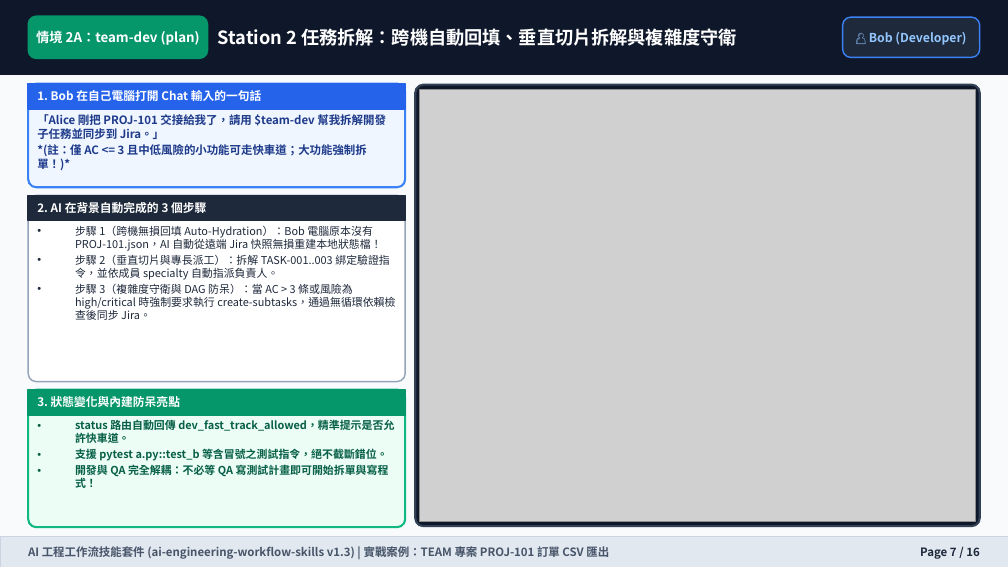
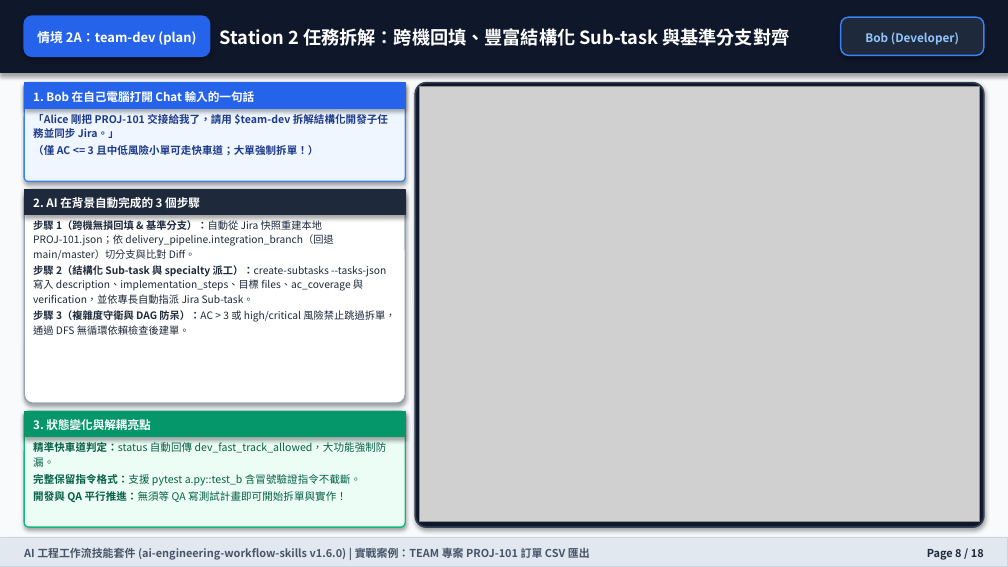
Before and after one commit to wilsonliu123/ai-engineering-workflow-skills, a slide deck: slide 8 of docs/training-manual.pptx (slide 7 before the commit). Drawn at 1008x567 pixels with LibreOffice and Linux fonts; fonts in the diff are those of the drawing; grey boxes stand for pictures. Boxes give left, top, right and bottom in pixels: in the first picture for what was removed or moved away, otherwise in the second. Text is boxed around its words. In the diff, an @@ line names an element or a change of style, - is before the commit and + after.

```diff
--- a/docs/training-manual.pptx
+++ b/docs/training-manual.pptx
@@ rounded rectangle: place and size @@
-rounded rectangle at [28,16,208,58]
+rounded rectangle at [24,16,210,56]
@@ rounded rectangle at [24,16,210,56]: fill #059669 to #2563EB; outline #059669 1 pt to #2563EB 1 pt; shadow on @@
@@ text "情境 2A：team-dev (plan)" at [37,31,196,45]: size 9.5 to 9.2 pt; line spacing 1 to 1.18 @@
@@ text at [220,28,789,46]: text changed @@
-Station 2 任務拆解：跨機自動回填、垂直切片拆解與複雜度守衛
+Station 2 任務拆解：跨機回填、豐富結構化 Sub-task 與基準分支對齊
@@ rounded rectangle: place and size @@
-rounded rectangle at [843,17,980,57]
+rounded rectangle at [841,17,984,55]
@@ text at [865,32,959,45]: text changed; size 8.8 to 8.4 pt @@
-👤 Bob (Developer)
+Bob (Developer)
@@ rectangle: place and size @@
-rectangle at [28,84,405,109]
+rectangle at [24,83,405,108]
@@ rounded rectangle: place and size @@
-rounded rectangle at [28,84,405,187]
+rounded rectangle at [24,83,405,181]
@@ rounded rectangle at [24,83,405,181]: outline #3B82F6 1.5 pt to #3B82F6 1 pt; shadow on; proportions changed @@
@@ text "1. Bob 在自己電腦打開 Chat 輸入的一句話" at [33,91,255,102]: size 8.4 to 8.3 pt; line spacing 1 to 1.18 @@
@@ rounded rectangle: place and size @@
-rounded rectangle at [415,85,980,526]
+rounded rectangle at [415,83,984,527]
@@ rounded rectangle at [415,83,984,527]: outline #334155 1.5 pt to #334155 1.2 pt; shadow on; proportions changed @@
@@ picture: place and size @@
-picture at [419,90,976,521]
+picture at [419,87,980,521]
@@ text at [33,113,388,155]: text changed; size 8.2 to 7.5 pt @@
-「Alice 剛把 PROJ-101 交接給我了，請用 $team-dev 幫我拆解開發子任務並同步到 Jira。」
-*(註：僅 AC <= 3 且中低風險的小功能可走快車道；大功能強制拆單！)*
+「Alice 剛把 PROJ-101 交接給我了，請用 $team-dev 拆解結構化開發子任務並同步 Jira。」
+（僅 AC <= 3 且中低風險小單可走快車道；大單強制拆單！）
@@ rectangle: place and size @@
-rectangle at [28,196,405,221]
+rectangle at [24,190,405,215]
@@ rounded rectangle: place and size @@
-rounded rectangle at [28,196,405,382]
+rounded rectangle at [24,190,405,403]
@@ rounded rectangle at [24,190,405,403]: shadow on; proportions changed @@
@@ text "2. AI 在背景自動完成的 3 個步驟" at [33,197,200,208]: size 8.4 to 8.3 pt; line spacing 1 to 1.18 @@
@@ text at [33,220,395,337]: text changed; size 7.8 to 7.3 pt @@
-• 步驟 1（跨機無損回填 Auto-Hydration）：Bob 電腦原本沒有 PROJ-101.json，AI 自動從遠端 Jira 快照無損重建本地狀態檔！
-• 步驟 2（垂直切片與專長派工）：拆解 TASK-001..003 綁定驗證指令，並依成員 specialty 自動指派負責人。
-• 步驟 3（複雜度守衛與 DAG 防呆）：當 AC > 3 條或風險為 high/critical 時強制要求執行 create-subtasks，通過無循環依賴檢查後同步 Jira。
+步驟 1（跨機無損回填 & 基準分支）：自動從 Jira 快照重建本地 PROJ-101.json；依 delivery_pipeline.integration_branch（回退 main/master）切分支與比對 Diff。
+步驟 2（結構化 Sub-task 與 specialty 派工）：create-subtasks --tasks-json 寫入 description、implementation_steps、目標 files、ac_coverage 與 verification，並依專長自動指派 Jira Sub-task。
+步驟 3（複雜度守衛與 DAG 防呆）：AC > 3 或 high/critical 風險禁止跳過拆單，通過 DFS 無循環依賴檢查後建單。
@@ shadow on in 5 elements at [0,0,1008,73], [24,83,405,108], [841,17,984,55], [24,190,405,215], [24,411,405,436] @@
@@ rectangle: place and size @@
-rectangle at [28,390,405,415]
+rectangle at [24,411,405,436]
@@ rounded rectangle: place and size @@
-rounded rectangle at [28,390,405,527]
+rounded rectangle at [24,411,405,527]
@@ rounded rectangle at [24,411,405,527]: outline #10B981 1.5 pt to #10B981 1 pt; shadow on; proportions changed @@
@@ text at [33,417,150,433]: text changed; size 8.4 to 8.3 pt @@
-3. 狀態變化與內建防呆亮點
+3. 狀態變化與解耦亮點
@@ text at [33,442,387,503]: text changed; size 7.8 to 7.5 pt; bold off @@
-• status 路由自動回傳 dev_fast_track_allowed，精準提示是否允許快車道。
-• 支援 pytest a.py::test_b 等含冒號之測試指令，絕不截斷錯位。
-• 開發與 QA 完全解耦：不必等 QA 寫測試計畫即可開始拆單與寫程式！
+精準快車道判定：status 自動回傳 dev_fast_track_allowed，大功能強制防漏。
+完整保留指令格式：支援 pytest a.py::test_b 含冒號驗證指令不截斷。
+開發與 QA 平行推進：無須等 QA 寫測試計畫即可開始拆單與實作！
@@ rectangle at [0,537,1008,566]: outline #CBD5E1 0.5 pt to #CBD5E1 0.75 pt; shadow on @@
@@ text at [24,546,590,561]: text changed; size 8.2 to 7.8 pt @@
-AI 工程工作流技能套件 (ai-engineering-workflow-skills v1.3) | 實戰案例：TEAM 專案 PROJ-101 訂單 CSV 匯出
+AI 工程工作流技能套件 (ai-engineering-workflow-skills v1.6.0) | 實戰案例：TEAM 專案 PROJ-101 訂單 CSV 匯出
@@ text at [927,549,984,560]: text changed; size 8.2 to 7.8 pt @@
-Page 7 / 16
+Page 8 / 18
```
Also in this commit, not shown: 13 other slides changed, 4 slides added, 2 slides removed, 18 other files.
